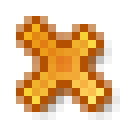
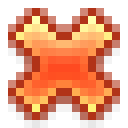
Layered file, before and after one edit (128px x 128px). Changes by layer:
renamed "delete v" to "delete 1 rastr", painted on it over [16, 16, 112, 112]
